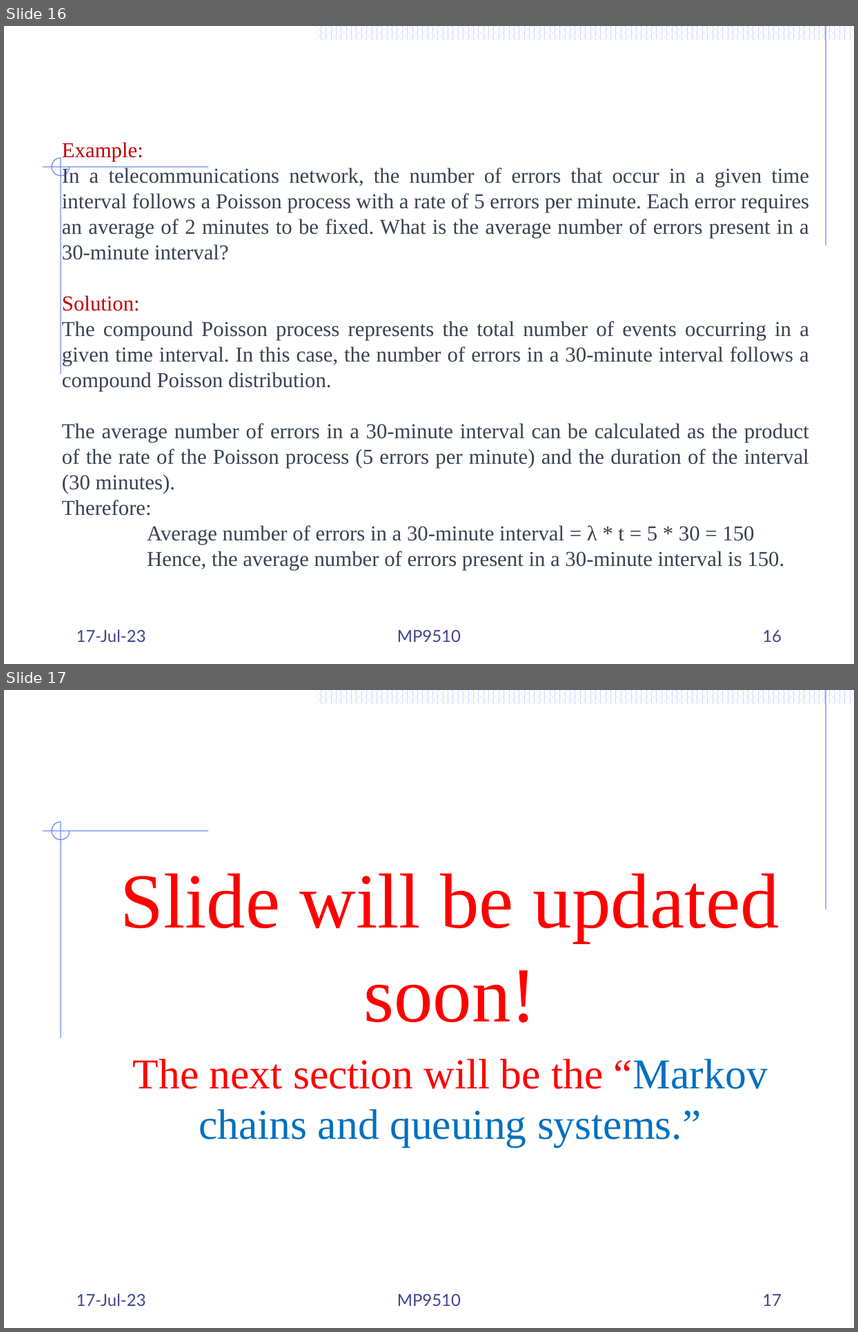
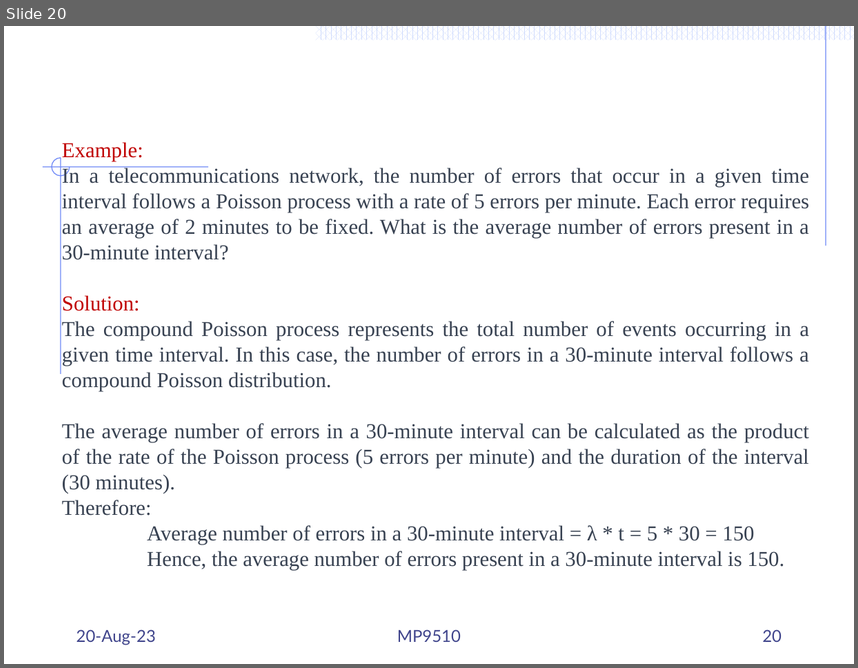
Before and after one commit to Mayooran1987/MC9510, a slide deck: Lect_2_Poisson process.pptx. Shown one above the other, each under a label of ours: slides 16 and 17 before the commit, slide 20 after it. The pictures are 858x1332 and 858x668 pixels, drawn with LibreOffice and Linux fonts; fonts in the diff are those of the drawing. Boxes give left, top, right and bottom in pixels: in the first picture for what was removed or moved away, otherwise in the second. Text is boxed around its words. In the diff, an @@ line names an element or a change of style, - is before the commit and + after.

```diff
--- a/Lect_2_Poisson process.pptx
+++ b/Lect_2_Poisson process.pptx
@@ slide 17 removed at (4,690,854,1328), background #FFFFFF; not listed: 56 template elements that a slide beside it also shows @@
@@ text removed at (121,873,780,1147) @@
-Slide will be updated soon!
-The next section will be the “Markov chains and queuing systems.”
@@ text removed at (76,1293,146,1305) @@
-17-Jul-23
@@ text removed at (397,1293,461,1305) @@
-MP9510
@@ page number removed at (762,1294,782,1305) @@
-17
@@ what was slide 16 is now slide 20 @@
@@ slide 20 changed as well @@
@@ text at (76,629,156,645): text changed @@
-17-Jul-23
+20-Aug-23
@@ page number at (762,629,782,641): text changed @@
-16
+20
```
Also in this commit, not shown: 14 other slides changed, 4 slides added, 1 other file.
